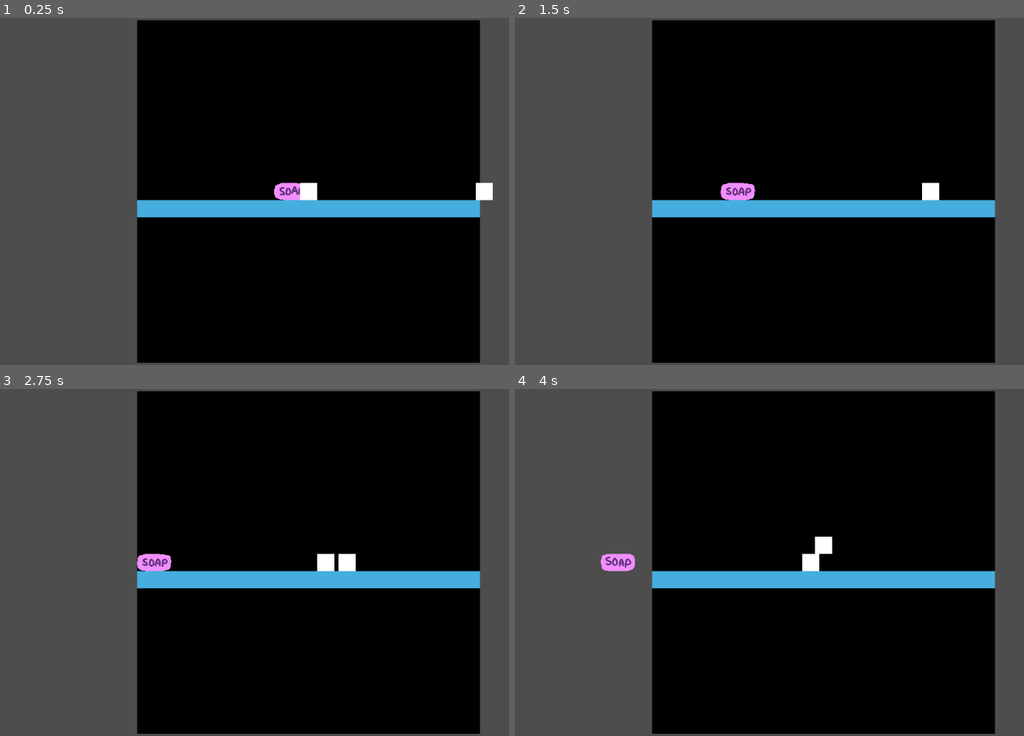
Above: before the commit, frames 1-4 (two rows, left to right).
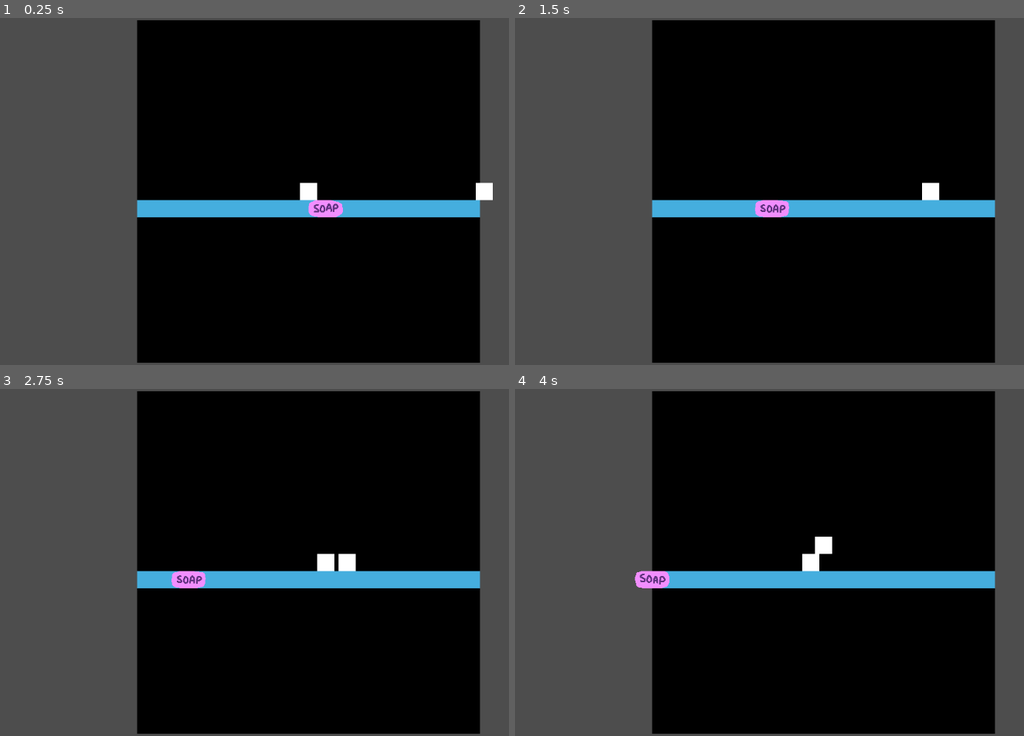
Above: after the commit, the same moments.

Repository: ChrisCee2/20gc3frogger
Game: Godot game, scene res://test_scene.tscn
The game is run twice, just before and just after one commit, with the same random seed, the same clock (stepped at 60 frames per second) and the same inputs.
Inputs:
- Up to frame 1 (0.25 s): no input
- Up to frame 2 (1.5 s): tap Enter at 0.5 s; hold D (right) 0.53-1.28 s; hold S (down) from 1.28 s (still down)
- Up to frame 3 (2.75 s): release S (down) at 2.03 s; hold D (right) from 2.03 s (still down)
- Up to frame 4 (4 s): release D (right) at 2.78 s; hold W (up) 2.78-3.53 s; hold A (left) from 3.53 s (still down)

The runs differ from the first frame. In frame 1, 0.6% of the frame differs, in the area x 53-68%, y 47-58%; in frame 2, 0.6%; in frame 3, 0.6%; in frame 4, 0.6%, in the area x 16-31%, y 47-58%.

Commit message:
GC3-11: Handle edge case for failing from water from soap

Diff:
--- a/controllers/move_controller.gd
+++ b/controllers/move_controller.gd
@@ -37,7 +37,7 @@
 	update_position(direction * move_amount)
 
 func update_position(offset: Vector2) -> void:
-	if animation_timer.time_left != 0:
+	if !is_finished_moving():
 		animation_timer.stop()
 		finished_moving.emit()
 	previous_position = desired_position
@@ -57,5 +57,8 @@
 		(animation_interval - animation_timer.time_left) / animation_interval
 	)
 
+func is_finished_moving() -> bool:
+	return animation_timer.time_left == 0
+
 func _on_move_animation_timeout() -> void:
 	finished_moving.emit()
--- a/objects/player.gd
+++ b/objects/player.gd
@@ -9,6 +9,7 @@
 var desired_position = global_position
 var move_buffer: Vector2 = Vector2.ZERO
 var is_active: bool = false
+var areas: Array[Area2D] = []
 
 func _ready() -> void:
 	move_controller.move_interval = move_interval
@@ -38,11 +39,16 @@
 		move()
 
 func _handle_area_enter(area: Area2D) -> void:
+	if area is Soap or area is Water:
+		areas.append(area)
 	if area is Person:
 		fail_player()
 
-
 func _handle_area_exit(area: Area2D) -> void:
+	if area is Soap or area is Water:
+		areas.erase(area)
+		if move_controller.is_finished_moving() and did_fail_by_water():
+			fail_player()
 	if area is PlayArea:
 		fail_player()
 
@@ -61,7 +67,7 @@
 		# Play fail animation
 		fail.emit()
 
-func did_fail_by_water(areas: Array[Area2D]) -> bool:
+func did_fail_by_water() -> bool:
 	var is_in_water: bool = false
 	for area in areas:
 		if area is Water:
@@ -71,7 +77,6 @@
 	return is_in_water
 
 func _on_finished_moving() -> void:
-	var areas: Array[Area2D] = get_overlapping_areas()
-	if did_fail_by_water(areas):
+	if did_fail_by_water():
 		# Play fail animation
-		fail.emit()
+		fail_player()
--- a/test_scene.tscn
+++ b/test_scene.tscn
@@ -25,6 +25,7 @@
 [node name="Player" parent="." instance=ExtResource("1_ia1lp")]
 
 [node name="Soap" parent="." instance=ExtResource("3_sasra")]
+position = Vector2(64, 32)
 
 [node name="GameController" parent="." node_paths=PackedStringArray("play_area", "player") instance=ExtResource("4_coq8p")]
 play_area = NodePath("../PlayArea")
